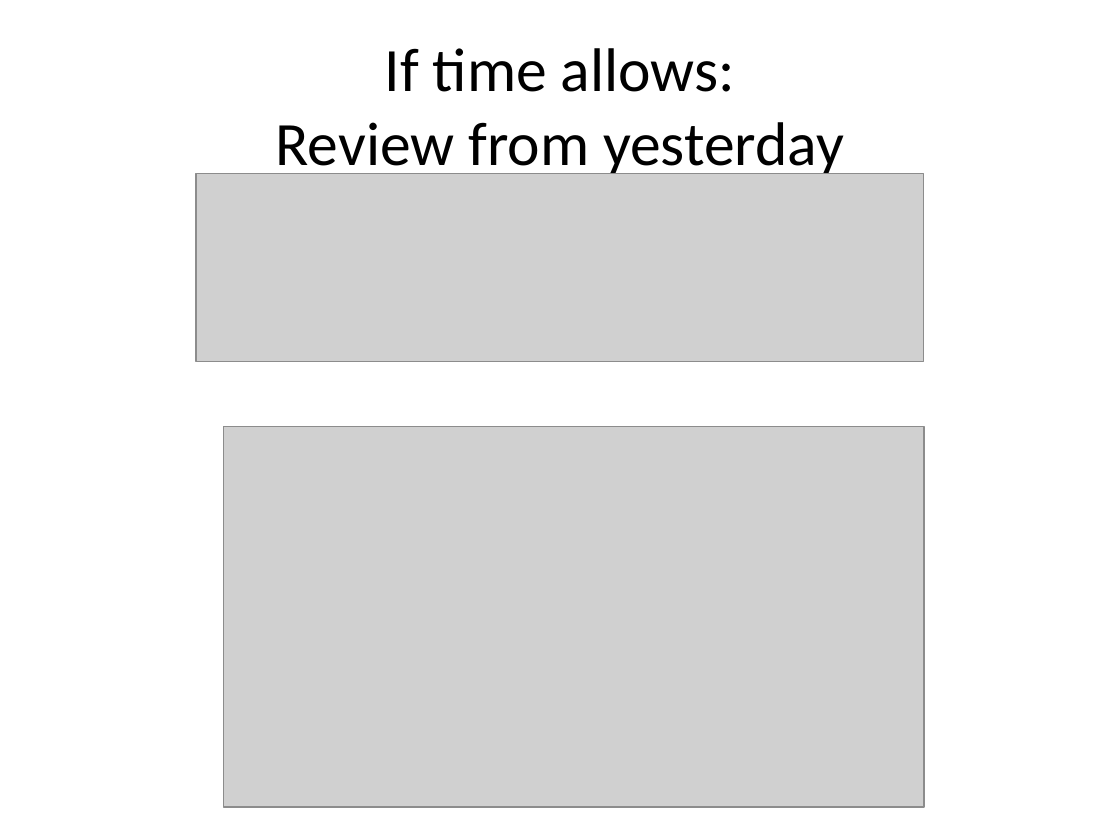
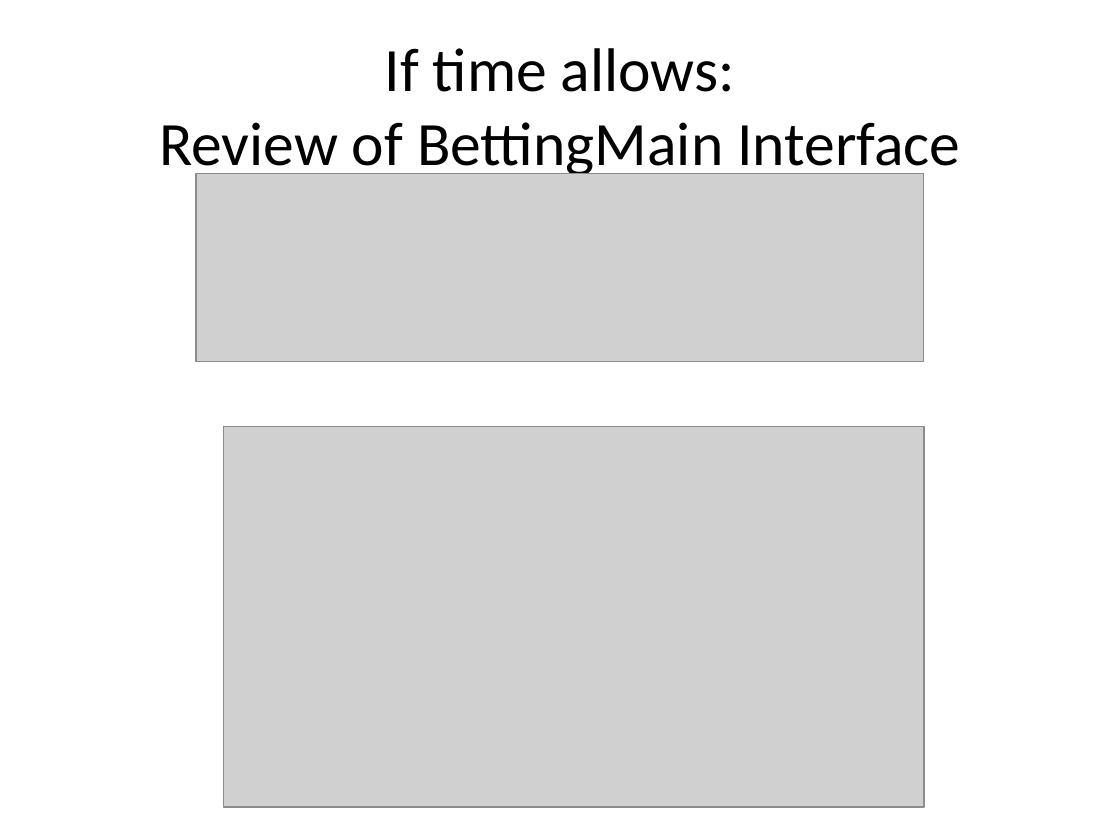
Before and after one commit to RHIT-CSSE/csse220, a slide deck: slide 24 of ClassMaterialsChunked/Inheritance/Slides/Inheritance.pptx (slide 23 before the commit). Drawn at 1120x840 pixels with LibreOffice and Linux fonts; fonts in the diff are those of the drawing; grey boxes stand for pictures. Boxes give left, top, right and bottom in pixels: in the first picture for what was removed or moved away, otherwise in the second. Text is boxed around its words. In the diff, an @@ line names an element or a change of style, - is before the commit and + after.

```diff
--- a/ClassMaterialsChunked/Inheritance/Slides/Inheritance.pptx
+++ b/ClassMaterialsChunked/Inheritance/Slides/Inheritance.pptx
@@ title at bbox=[159, 48, 960, 180]: text changed @@
-If time allows:
-Review from yesterday
+If time allows:
+Review of BettingMain Interface
```
Also in this commit, not shown: 7 other slides changed, 1 slide added.
